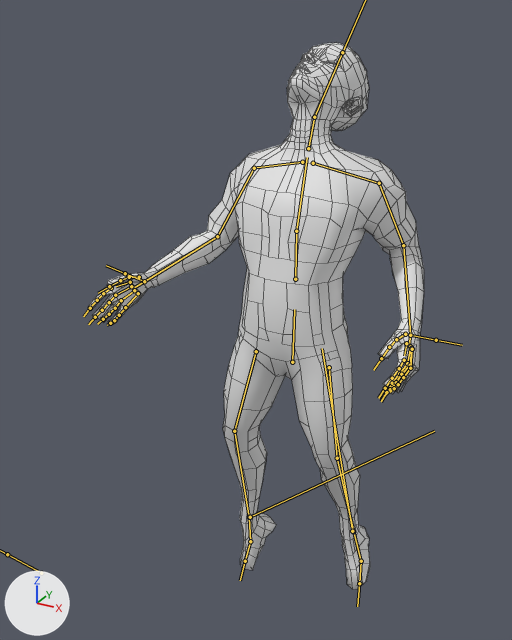
Renders of the FBX model Assets/npc.fbx from each side of a commit.
Before and after are seen from a 50 mm camera at (2.94, -6.3, 6.34) aimed at (-0.4, -0.22, 3.3). Arrows for +X, +Y and +Z are at lower left; the lights stay in place. Both versions are drawn at frame 1 of the action 'NPC|Idle.001'; the numbers are the values there. The bones that bend it are drawn over the model as lines. Mesh edges are drawn as thin lines.

In view in the first picture: 'body'.
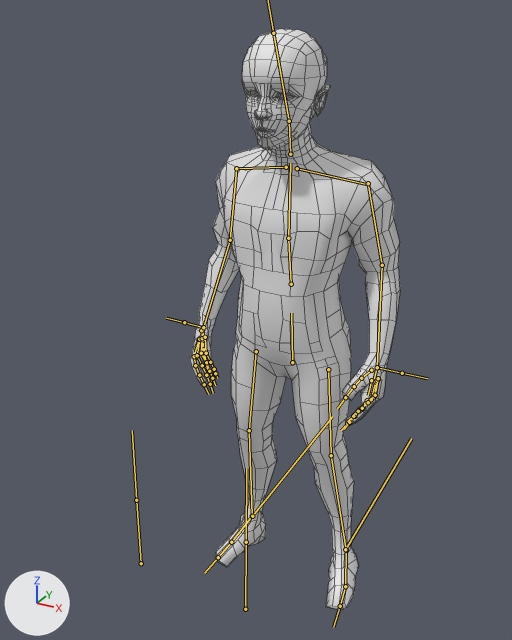
The change, as a diff of the scene's bpy script:
```diff
--- a/Assets/npc.fbx.py
+++ b/Assets/npc.fbx.py
@@ bone_hips @@
 bone_hips = bpy.data.objects['NPC'].pose.bones['hips']
-bone_hips.location = (0.0, 0.0, 0.0)
-bone_hips.rotation_quaternion = (0.997, -0.071, 0.011, 0.006)  # degrees (-8, 1, 1)
+bone_hips.location = (0.0, -0.01, 0.0)
+bone_hips.rotation_quaternion = (1.0, 0.0, 0.0, 0.0)  # degrees (0, 0, 0)
@@ bone_spine @@
 bone_spine = bpy.data.objects['NPC'].pose.bones['spine']  # child of 'hips'
-bone_spine.rotation_quaternion = (1.0, 0.003, -0.017, -0.005)  # degrees (0, -2, -1)
+bone_spine.rotation_quaternion = (1.0, 0.001, -0.002, 0.0)  # degrees (0, 0, 0)
@@ bone_chest @@
 bone_chest = bpy.data.objects['NPC'].pose.bones['chest']  # child of 'spine'
-bone_chest.rotation_quaternion = (0.998, -0.064, -0.01, -0.001)  # degrees (-7, -1, 0)
+bone_chest.rotation_quaternion = (1.0, 0.001, 0.0, 0.0)  # degrees (0, 0, 0)
@@ bone_neck @@
 bone_neck = bpy.data.objects['NPC'].pose.bones['neck']  # child of 'chest'
-bone_neck.rotation_quaternion = (0.991, -0.129, -0.022, 0.003)  # degrees (-15, -2, 1)
+bone_neck.rotation_quaternion = (1.0, 0.0, 0.0, 0.0)  # degrees (0, 0, 0)
@@ bone_head @@
 bone_head = bpy.data.objects['NPC'].pose.bones['head']  # child of 'neck'
-bone_head.rotation_quaternion = (0.941, -0.335, -0.051, 0.024)  # degrees (-39, -5, 5)
+bone_head.rotation_quaternion = (1.0, 0.0, 0.0, 0.0)  # degrees (0, 0, 0)
@@ bone_upper_arm_l @@
 bone_upper_arm_l = bpy.data.objects['NPC'].pose.bones['upper_arm.L']  # child of 'shoulder.L'
-bone_upper_arm_l.rotation_quaternion = (0.95, 0.31, -0.033, 0.013)  # degrees (36, -4, 0)
+bone_upper_arm_l.rotation_quaternion = (1.0, 0.008, 0.0, 0.001)  # degrees (1, 0, 0)
@@ bone_forearm_l @@
 bone_forearm_l = bpy.data.objects['NPC'].pose.bones['forearm.L']  # child of 'upper_arm.L'
-bone_forearm_l.rotation_quaternion = (0.935, -0.336, 0.012, -0.114)  # degrees (-39, -3, -13)
+bone_forearm_l.rotation_quaternion = (1.0, -0.014, 0.0, -0.002)  # degrees (-2, 0, 0)
@@ bone_hand_l @@
 bone_hand_l = bpy.data.objects['NPC'].pose.bones['hand.L']  # child of 'forearm.L'
-bone_hand_l.rotation_quaternion = (0.997, -0.078, -0.006, 0.001)  # degrees (-9, -1, 0)
+bone_hand_l.rotation_quaternion = (1.0, 0.0, 0.0, 0.0)  # degrees (0, 0, 0)
@@ bone_upper_arm_r @@
 bone_upper_arm_r = bpy.data.objects['NPC'].pose.bones['upper_arm.R']  # child of 'shoulder.R'
-bone_upper_arm_r.rotation_quaternion = (0.988, -0.114, 0.025, 0.098)  # degrees (-13, 4, 11)
+bone_upper_arm_r.rotation_quaternion = (1.0, -0.005, 0.0, 0.0)  # degrees (-1, 0, 0)
@@ bone_forearm_r @@
 bone_forearm_r = bpy.data.objects['NPC'].pose.bones['forearm.R']  # child of 'upper_arm.R'
-bone_forearm_r.rotation_quaternion = (0.984, -0.166, 0.001, 0.069)  # degrees (-19, 1, 8)
+bone_forearm_r.rotation_quaternion = (1.0, 0.005, 0.0, -0.001)  # degrees (1, 0, 0)
@@ bone_hand_r @@
 bone_hand_r = bpy.data.objects['NPC'].pose.bones['hand.R']  # child of 'forearm.R'
-bone_hand_r.rotation_quaternion = (0.932, 0.003, 0.291, 0.218)  # degrees (9, 33, 29)
+bone_hand_r.rotation_quaternion = (1.0, 0.0, 0.001, 0.001)  # degrees (0, 0, 0)
@@ bone_thigh_l @@
 bone_thigh_l = bpy.data.objects['NPC'].pose.bones['thigh.L']  # child of 'hips'
-bone_thigh_l.rotation_quaternion = (0.998, 0.008, -0.045, -0.048)  # degrees (1, -5, -6)
+bone_thigh_l.rotation_quaternion = (1.0, -0.025, -0.008, -0.009)  # degrees (-3, -1, -1)
@@ bone_shin_l @@
 bone_shin_l = bpy.data.objects['NPC'].pose.bones['shin.L']  # child of 'thigh.L'
-bone_shin_l.rotation_quaternion = (0.982, 0.173, 0.03, 0.072)  # degrees (20, 2, 9)
+bone_shin_l.rotation_quaternion = (0.999, 0.039, -0.003, 0.012)  # degrees (4, 0, 1)
@@ bone_foot_l @@
 bone_foot_l = bpy.data.objects['NPC'].pose.bones['foot.L']  # child of 'shin.L'
-bone_foot_l.rotation_quaternion = (0.954, 0.178, 0.12, 0.209)  # degrees (23, 9, 27)
+bone_foot_l.rotation_quaternion = (1.0, -0.019, 0.006, -0.006)  # degrees (-2, 1, -1)
@@ bone_thigh_r @@
 bone_thigh_r = bpy.data.objects['NPC'].pose.bones['thigh.R']  # child of 'hips'
-bone_thigh_r.rotation_quaternion = (0.997, -0.008, 0.032, 0.073)  # degrees (-1, 4, 8)
+bone_thigh_r.rotation_quaternion = (1.0, -0.024, 0.008, 0.01)  # degrees (-3, 1, 1)
@@ bone_shin_r @@
 bone_shin_r = bpy.data.objects['NPC'].pose.bones['shin.R']  # child of 'thigh.R'
-bone_shin_r.rotation_quaternion = (0.989, 0.111, 0.003, -0.102)  # degrees (13, 2, -12)
+bone_shin_r.rotation_quaternion = (0.999, 0.038, 0.003, -0.012)  # degrees (4, 0, -1)
@@ bone_foot_r @@
 bone_foot_r = bpy.data.objects['NPC'].pose.bones['foot.R']  # child of 'shin.R'
-bone_foot_r.rotation_quaternion = (0.898, 0.252, 0.055, -0.356)  # degrees (26, 16, -40)
+bone_foot_r.rotation_quaternion = (1.0, -0.019, -0.006, 0.005)  # degrees (-2, -1, 1)
```

Location of each change, [x1, y1, x2, y2] in pixels of the pictures (512 x 640 px):
'body', posed (37% narrower, 7% taller)
    before: [88, 43, 424, 589]
    after: [190, 29, 400, 611]
bone 'hips', root to tip
    before: (292, 362) to (294, 309)
    after: (292, 362) to (291, 313)
bone 'spine', root to tip
    before: (295, 279) to (296, 231)
    after: (291, 284) to (288, 238)
bone 'chest', root to tip
    before: (296, 231) to (307, 157)
    after: (288, 238) to (290, 163)
bone 'neck', root to tip
    before: (308, 148) to (314, 117)
    after: (290, 154) to (289, 121)
bone 'head', root to tip
    before: (314, 117) to (342, 52)
    after: (289, 121) to (273, 33)
bone 'upper_arm.L', root to tip
    before: (379, 183) to (403, 245)
    after: (368, 183) to (382, 265)
bone 'forearm.L', root to tip
    before: (403, 245) to (410, 335)
    after: (382, 265) to (377, 367)
bone 'hand.L', root to tip
    before: (410, 335) to (408, 348)
    after: (377, 367) to (373, 381)
bone 'upper_arm.R', root to tip
    before: (254, 168) to (217, 236)
    after: (236, 168) to (230, 240)
bone 'forearm.R', root to tip
    before: (217, 236) to (144, 281)
    after: (230, 240) to (203, 327)
bone 'hand.R', root to tip
    before: (144, 281) to (132, 288)
    after: (203, 327) to (202, 340)
bone 'thigh.L', root to tip
    before: (329, 367) to (337, 458)
    after: (328, 369) to (331, 455)
bone 'shin.L', root to tip
    before: (337, 458) to (353, 531)
    after: (331, 455) to (346, 550)
bone 'foot.L', root to tip
    before: (353, 531) to (361, 561)
    after: (346, 550) to (345, 586)
bone 'thigh.R', root to tip
    before: (256, 351) to (234, 431)
    after: (256, 351) to (249, 430)
bone 'shin.R', root to tip
    before: (234, 431) to (249, 517)
    after: (249, 430) to (252, 516)
bone 'foot.R', root to tip
    before: (249, 517) to (250, 541)
    after: (252, 516) to (231, 542)
